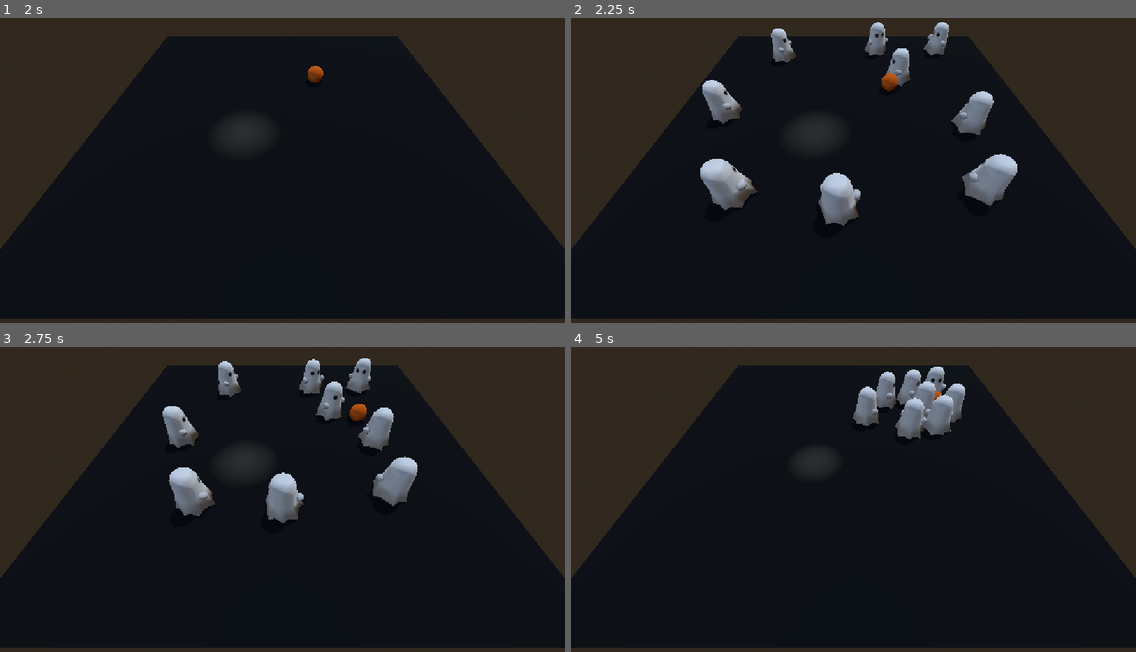
Above: before the commit, frames 1-4 (two rows, left to right).
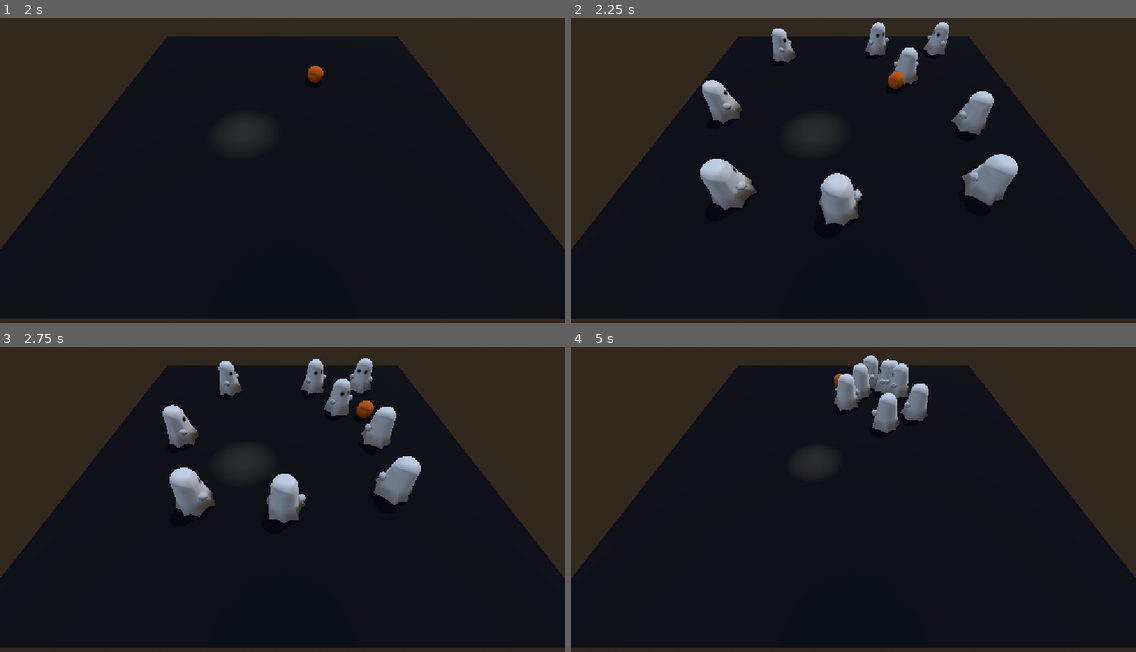
Above: after the commit, the same moments.

Repository: Dempsey845/moonlit-mayhem
Game: Godot game, scene res://Graveyard/graveyard.tscn
Two runs of this game, one before a commit and one after it. Both use one fixed random seed, a clock stepped at 60 frames per second and the inputs below.
Inputs:
- Up to frame 1 (2 s): tap Enter at 0.5 s; hold D (move_right) 0.53-1.28 s; hold S (move_back) from 1.28 s (still down)
- Up to frame 2 (2.25 s): release S (move_back) at 2.03 s; hold D (move_right) from 2.03 s (still down)
- Up to frame 3 (2.75 s): keep holding D (move_right)
- Up to frame 4 (5 s): release D (move_right) at 2.78 s; hold W (move_forward) 2.78-3.53 s; hold A (move_left) from 3.53 s (still down)

Frame 1 is identical in both runs. In frame 2, 0.7% of the frame differs, in the area x 22-80%, y 1-68%; in frame 3, 1.5%; in frame 4, 4.0%, in the area x 46-70%, y 2-31%.

Commit message:
Put ghosts on a seperate collision layer so that they cannot collide with one another.

Diff:
--- a/Ghost/ghost.tscn
+++ b/Ghost/ghost.tscn
@@ -7,6 +7,7 @@
 radius = 0.84765625
 
 [node name="Ghost" type="CharacterBody3D" unique_id=250297818]
+collision_layer = 2
 script = ExtResource("1_sdx2j")
 
 [node name="CollisionShape3D" type="CollisionShape3D" parent="." unique_id=643953794]
--- a/Graveyard/graveyard.tscn
+++ b/Graveyard/graveyard.tscn
@@ -74,6 +74,7 @@
 spawn_points = [NodePath("../MoonlightSP"), NodePath("../MoonlightSP2"), NodePath("../MoonlightSP3")]
 
 [node name="Area3D" type="Area3D" parent="Moonlight" unique_id=866341441]
+collision_mask = 3
 
 [node name="CollisionShape3D" type="CollisionShape3D" parent="Moonlight/Area3D" unique_id=1331068365]
 shape = SubResource("CylinderShape3D_gei8a")
--- a/project.godot
+++ b/project.godot
@@ -43,6 +43,10 @@
 ]
 }
 
+[layer_names]
+
+3d_physics/layer_2="Ghost"
+
 [physics]
 
 3d/physics_engine="Jolt Physics"
